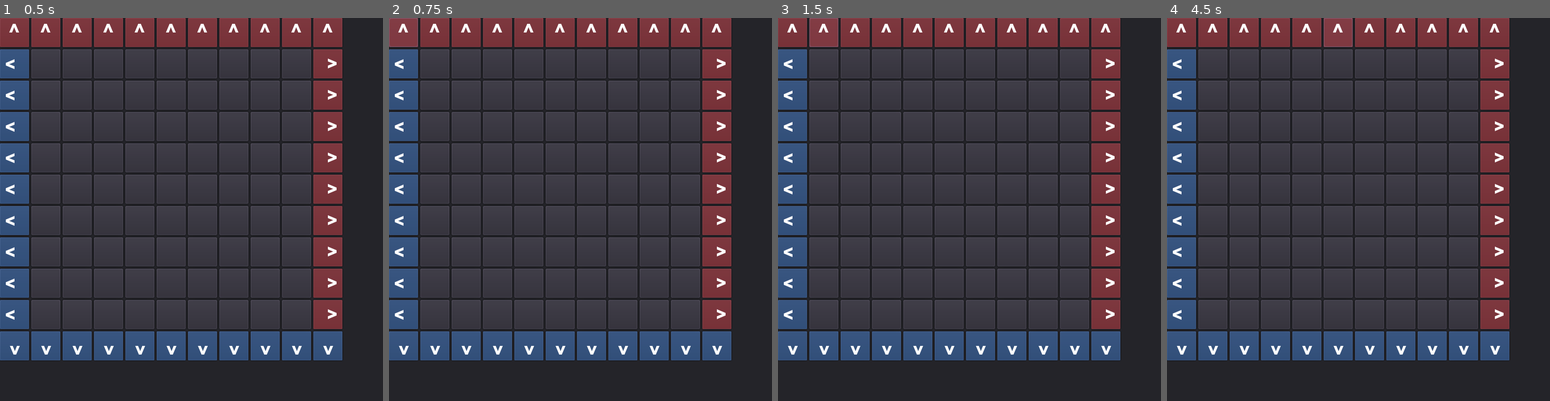
Above: before the commit, frames 1-4 (left to right).
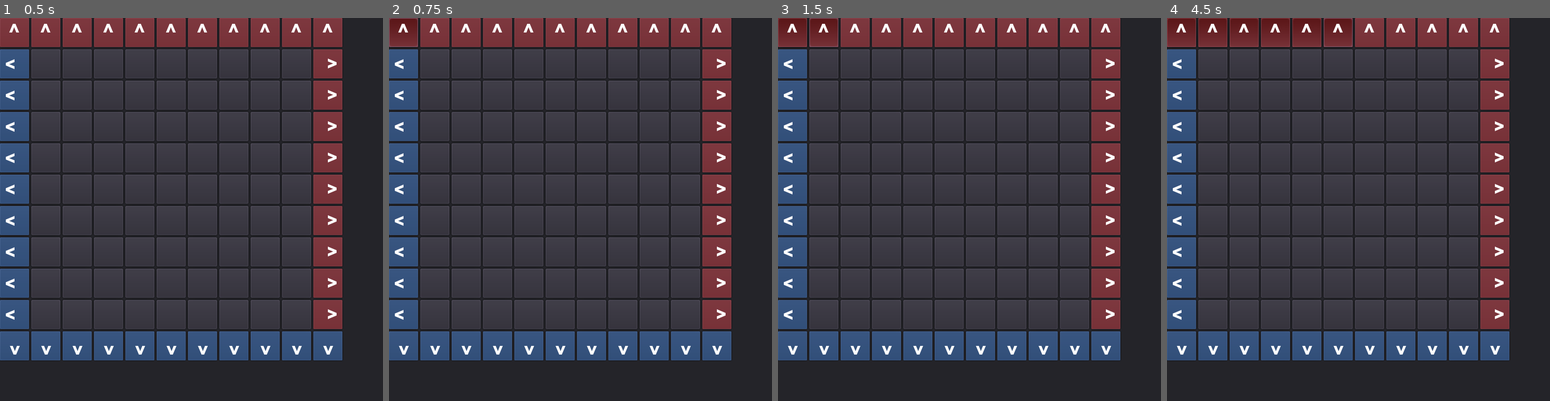
Above: after the commit, the same moments.

Repository: felipe-higino/sniper-chess-game
Game: Godot game, scene res://Table/GameScene.tscn
Same seed, same stepped clock (60 frames per second), same inputs: the game is played once before the commit and once after it.
Inputs (mouse positions are in pixels of both pictures, inside the frame that each line leads up to):
- Up to frame 1 (0.5 s): no input
- Up to frame 2 (0.75 s): click (404, 33) at 0.5 s
- Up to frame 3 (1.5 s): click (823, 33) at 1.27 s
- Up to frame 4 (4.5 s): click (1243, 33) at 2.02 s; click (1274, 33) at 2.77 s; click (1308, 33) at 3.52 s; click (1339, 33) at 4.27 s

Frame 1 is identical in both runs. In frame 2, 0.3% of the frame differs, in the area x 0-8%, y 0-5%; in frame 3, 0.5%; in frame 4, 1.3%, in the area x 0-49%, y 0-5%.

Commit message:
Pressed couple inner class
Pressed couple inside Grid Container Class, to help registering the couple of pressed buttons.

Diff:
--- a/Sniper chess/Cell/GridCell.gd
+++ b/Sniper chess/Cell/GridCell.gd
@@ -1,8 +1,9 @@
 extends Button
+class_name GridCell
 
-signal cell_clicked(ref)
+signal cell_clicked(ref, is_pressed)
 
 var grid_position:Vector2 = Vector2(0,0)
 
-func _on_Button_button_down():
-	emit_signal("cell_clicked", self)
+func _on_Button_toggled(button_pressed):
+	emit_signal("cell_clicked", self, button_pressed)
--- a/Sniper chess/Cell/GridCell.tscn
+++ b/Sniper chess/Cell/GridCell.tscn
@@ -6,8 +6,9 @@
 margin_right = 50.0
 margin_bottom = 50.0
 rect_min_size = Vector2( 50, 50 )
+toggle_mode = true
 script = ExtResource( 1 )
 __meta__ = {
 "_edit_use_anchors_": false
 }
-[connection signal="button_down" from="." to="." method="_on_Button_button_down"]
+[connection signal="toggled" from="." to="." method="_on_Button_toggled"]
--- a/Sniper chess/Sniper/Sniper.gd
+++ b/Sniper chess/Sniper/Sniper.gd
@@ -1,4 +1,5 @@
 extends ColorRect
+class_name Sniper
 
 export (Color) var RED = null
 export (Color) var BLU = null
--- a/Sniper chess/Table/GridContainer.gd
+++ b/Sniper chess/Table/GridContainer.gd
@@ -2,6 +2,23 @@
 
 export (PackedScene) var CellPrefab = null
 export (PackedScene) var SniperPrefab = null
+
+class PressedCouple:
+	var first_cell:GridCell = null
+	var second_cell:GridCell = null
+	func append_to_couple(cell:GridCell):
+		if(!first_cell):
+			first_cell = cell
+		elif(!second_cell):
+			second_cell = cell
+	func remove_from_couple(cell:GridCell):
+		var cell_grid_position = cell.grid_position
+		if(first_cell && first_cell.grid_position == cell_grid_position):
+			first_cell = null
+		elif(second_cell && second_cell.grid_position == cell_grid_position):
+			second_cell = null
+
+var pressed_couple:PressedCouple = PressedCouple.new()
 
 func _ready():
 	for i in 11:
@@ -31,5 +48,12 @@
 				else:
 					sniper.face_left()
 
-func _grid_pressed(buttonRef):
+func _grid_pressed(buttonRef, is_pressed):
+	var selected_sniper = buttonRef.get_child(0)
 	print(buttonRef.grid_position)
+	if(is_pressed):
+		pressed_couple.append_to_couple(buttonRef)
+	else:
+		pressed_couple.remove_from_couple(buttonRef)
+	print(pressed_couple.first_cell)
+	print(pressed_couple.second_cell)
--- a/Sniper chess/project.godot
+++ b/Sniper chess/project.godot
@@ -8,9 +8,20 @@
 
 config_version=4
 
-_global_script_classes=[  ]
+_global_script_classes=[ {
+"base": "Button",
+"class": "GridCell",
+"language": "GDScript",
+"path": "res://Cell/GridCell.gd"
+}, {
+"base": "ColorRect",
+"class": "Sniper",
+"language": "GDScript",
+"path": "res://Sniper/Sniper.gd"
+} ]
 _global_script_class_icons={
-
+"GridCell": "",
+"Sniper": ""
 }
 
 [application]
